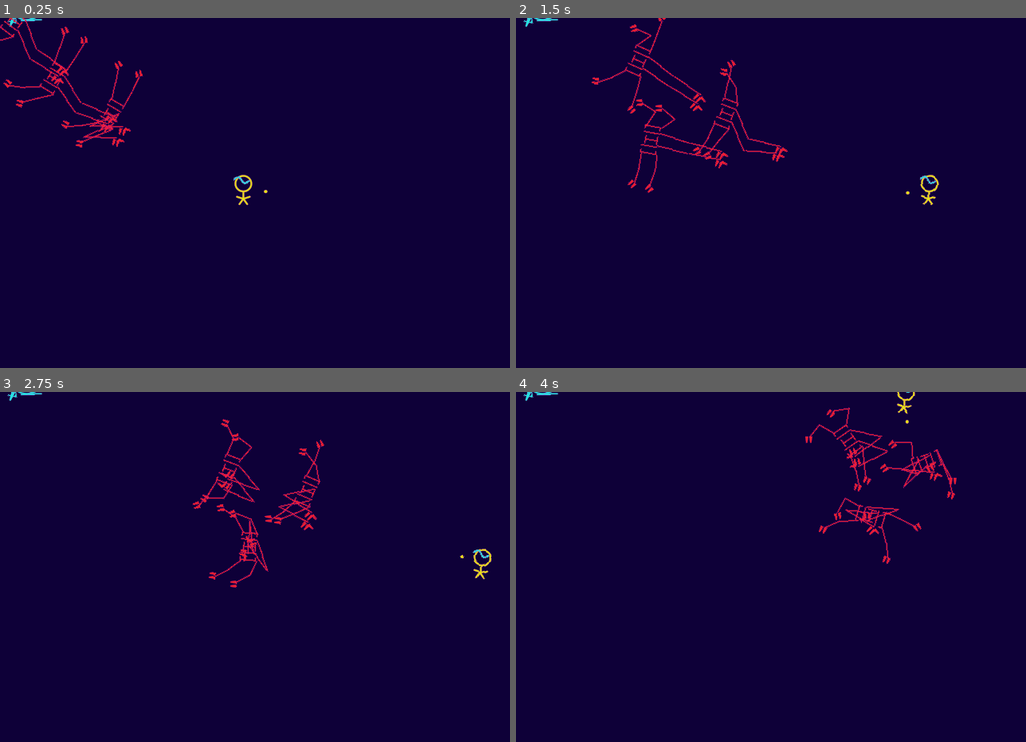
Above: before the commit, frames 1-4 (two rows, left to right).
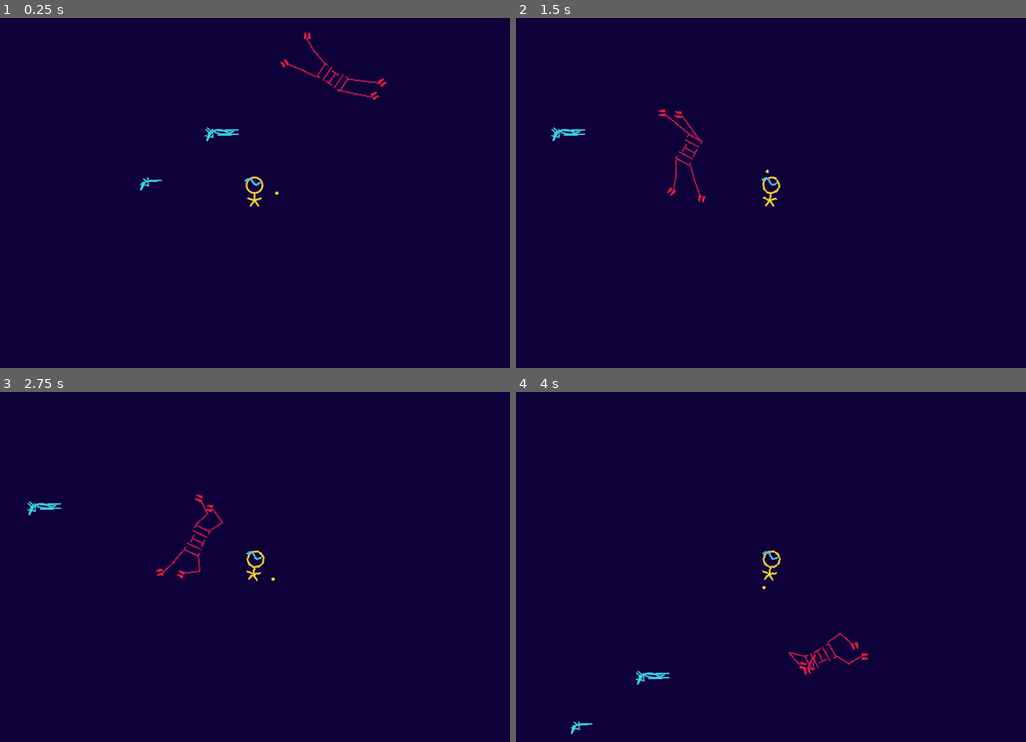
Above: after the commit, the same moments.

Repository: dollythecamus/GJPlus-Recife-2025-10
Game: Godot game, scene res://prototyping.tscn
The game is run twice, just before and just after one commit, with the same random seed, the same clock (stepped at 60 frames per second) and the same inputs. This scene is started directly instead of the project's main scene.
Inputs (mouse positions are in pixels of both pictures, inside the frame that each line leads up to):
- Up to frame 1 (0.25 s): no input
- Up to frame 2 (1.5 s): move the mouse to (883, 175) at 0.52 s; hold D (move_right) 0.53-1.28 s; click (883, 175) at 0.6 s; tap E (pick) at 0.8, 1.35 s; move the mouse to (669, 210) at 1.27 s; hold Escape (back) from 1.28 s (still down)
- Up to frame 3 (2.75 s): click (153, 584) at 1.55 s; move the mouse to (306, 490) at 2.02 s; release Escape (back) at 2.03 s; hold D (move_right) from 2.03 s (still down); click (306, 490) at 2.1 s; tap E (pick) at 2.3 s
- Up to frame 4 (4 s): move the mouse to (745, 637) at 2.77 s; release D (move_right) at 2.78 s; hold W (move_up) 2.78-3.53 s; tap E (pick) at 2.85, 3.8 s; click (745, 637) at 3.05 s; move the mouse to (924, 619) at 3.52 s; hold A (move_left) from 3.53 s (still down); click (924, 619) at 3.6 s

The runs differ from the first frame. In frame 1, 2.0% of the frame differs, in the area x 0-76%, y 0-55%; in frame 2, 2.2%, in the area x 1-83%, y 0-55%; in frame 3, 2.1%; in frame 4, 2.2%.

Commit message:
post jam 2

Diff:
--- a/gjp-godot-project/Enemy/bases/base1.tscn
+++ b/gjp-godot-project/Enemy/bases/base1.tscn
@@ -140,10 +140,10 @@
 to_point = true
 
 [node name="t2R" type="Node2D" parent="Skeleton2D/root"]
-position = Vector2(50, 21)
+position = Vector2(34, 9)
 
 [node name="t2L" type="Node2D" parent="Skeleton2D/root"]
-position = Vector2(-47, 15)
+position = Vector2(-37, 10)
 
 [node name="Hit" type="Area2D" parent="Skeleton2D/root" node_paths=PackedStringArray("flash", "health", "mover")]
 collision_layer = 16
@@ -164,16 +164,16 @@
 
 [node name="leg2" type="Node2D" parent="visual/root"]
 position = Vector2(18.000061, 12.000022)
-rotation = 0.5524755
-scale = Vector2(0.9999994, 0.9999994)
+rotation = -0.31689197
+scale = Vector2(0.99999934, 0.99999934)
 
 [node name="leg1" type="Node2D" parent="visual/root/leg2"]
-position = Vector2(13.00005, -14.9999695)
-rotation = -0.5566186
-scale = Vector2(0.999999, 0.999999)
+position = Vector2(13.000002, -15.000013)
+rotation = 0.4240296
+scale = Vector2(0.9999995, 0.9999995)
 
 [node name="leg2" type="Node2D" parent="visual/root/leg2/leg1"]
-position = Vector2(13, 15.000002)
+position = Vector2(12.999998, 15.000001)
 
 [node name="l2" type="Label" parent="visual/root/leg2/leg1/leg2"]
 texture_filter = 1
@@ -244,17 +244,16 @@
 
 [node name="leg3" type="Node2D" parent="visual/root"]
 position = Vector2(-17.000046, 13.00002)
-rotation = -0.28124472
-scale = Vector2(0.9999992, 0.9999992)
+rotation = 0.4192467
+scale = Vector2(0.9999989, 0.9999989)
 
 [node name="leg1" type="Node2D" parent="visual/root/leg3"]
-position = Vector2(-12.000015, -16.000011)
-rotation = 0.35219103
-scale = Vector2(1.0000002, 1.0000002)
+position = Vector2(-11.999994, -16.000004)
+rotation = -0.31041124
+scale = Vector2(0.9999999, 0.9999999)
 
 [node name="leg2" type="Node2D" parent="visual/root/leg3/leg1"]
-position = Vector2(-13.000004, 14.999998)
-scale = Vector2(0.99999994, 0.99999994)
+position = Vector2(-13, 15.000001)
 
 [node name="l2" type="Label" parent="visual/root/leg3/leg1/leg2"]
 texture_filter = 1
@@ -374,16 +373,16 @@
 metadata/_edit_use_anchors_ = true
 
 [node name="t2R" type="Node2D" parent="." node_paths=PackedStringArray("settled_place_node")]
-position = Vector2(50, 21)
+position = Vector2(37, 10)
 script = ExtResource("8_4kjaj")
 settled_place_node = NodePath("../Skeleton2D/root/t2R")
 preference = 1.0
 
 [node name="t2L" type="Node2D" parent="." node_paths=PackedStringArray("settled_place_node")]
-position = Vector2(-47, 15)
+position = Vector2(-36, 7)
 script = ExtResource("8_4kjaj")
 settled_place_node = NodePath("../Skeleton2D/root/t2L")
-preference = -1.0
+preference = 1.0
 
 [node name="AI" type="Node" parent="."]
 script = ExtResource("10_5rgmk")
@@ -395,5 +394,4 @@
 [node name="Health" type="Node" parent="."]
 script = ExtResource("9_rvvtk")
 
-[connection signal="state_change" from="AI" to="t2R" method="_on_state_change"]
-[connection signal="state_change" from="AI" to="t2L" method="_on_state_change"]
+[connection signal="state_change" from="AI" to="." method="_on_ai_state_change"]
--- a/gjp-godot-project/Enemy/bases/base2.tscn
+++ b/gjp-godot-project/Enemy/bases/base2.tscn
@@ -20,9 +20,10 @@
 radius = 14.0
 height = 48.0
 
-[node name="Enemy" type="Node2D" node_paths=PackedStringArray("mover")]
+[node name="Enemy" type="Node2D" node_paths=PackedStringArray("mover", "pointer")]
 script = ExtResource("1_o2xll")
 mover = NodePath("Skeleton2D/root/Mover")
+pointer = NodePath("Skeleton2D/root/Pointer")
 
 [node name="Skeleton2D" type="Skeleton2D" parent="."]
 modification_stack = ExtResource("2_cpwo2")
@@ -74,7 +75,7 @@
 [node name="leg1" type="Bone2D" parent="Skeleton2D/root"]
 position = Vector2(-15, -6)
 rotation = -0.1403512
-scale = Vector2(0.9999988, 0.9999988)
+scale = Vector2(0.9999987, 0.9999987)
 rest = Transform2D(1, 0, 0, 1, -15, -6)
 editor_settings/show_bone_gizmo = false
 
@@ -202,10 +203,11 @@
 friction = 0.93
 metadata/_custom_type_script = "uid://brtc2oowy8obq"
 
-[node name="Pointer" type="Node2D" parent="Skeleton2D/root"]
+[node name="Pointer" type="Node2D" parent="Skeleton2D/root" node_paths=PackedStringArray("mover_inertia")]
 script = ExtResource("3_v8n71")
 rotate_parent = true
 to_point = true
+mover_inertia = NodePath("../Mover")
 
 [node name="t1R" type="Node2D" parent="Skeleton2D/root"]
 position = Vector2(44, -1)
@@ -318,15 +320,15 @@
 [node name="leg1" type="Node2D" parent="visual/root"]
 position = Vector2(-15, -6)
 rotation = -0.1403512
-scale = Vector2(0.9999988, 0.9999988)
+scale = Vector2(0.9999987, 0.9999987)
 
 [node name="leg1" type="Node2D" parent="visual/root/leg1"]
-position = Vector2(-14, -17.000004)
-rotation = 0.10545886
+position = Vector2(-13.999998, -17)
+rotation = 0.10545887
 scale = Vector2(1.0000001, 1.0000001)
 
 [node name="leg2" type="Node2D" parent="visual/root/leg1/leg1"]
-position = Vector2(-12.999996, 16)
+position = Vector2(-12.999996, 15.999998)
 scale = Vector2(0.9999999, 0.9999999)
 
 [node name="l2" type="Label" parent="visual/root/leg1/leg1/leg2"]
@@ -630,32 +632,29 @@
 metadata/_edit_use_anchors_ = true
 
 [node name="t1R" type="Node2D" parent="." node_paths=PackedStringArray("settled_place_node")]
-position = Vector2(44, -1)
+position = Vector2(45, -15)
 script = ExtResource("7_y6b7q")
 settled_place_node = NodePath("../Skeleton2D/root/t1R")
-preference = 1.0
 
 [node name="t1L" type="Node2D" parent="." node_paths=PackedStringArray("settled_place_node")]
-position = Vector2(-44, -4)
+position = Vector2(-45, -15)
 script = ExtResource("7_y6b7q")
 settled_place_node = NodePath("../Skeleton2D/root/t1L")
 preference = -1.0
 
 [node name="t2R" type="Node2D" parent="." node_paths=PackedStringArray("settled_place_node")]
-position = Vector2(50, 21)
+position = Vector2(35, 19)
 script = ExtResource("7_y6b7q")
 settled_place_node = NodePath("../Skeleton2D/root/t2R")
-preference = 1.0
 
 [node name="t2L" type="Node2D" parent="." node_paths=PackedStringArray("settled_place_node")]
-position = Vector2(-47, 15)
+position = Vector2(-35, 19)
 script = ExtResource("7_y6b7q")
 settled_place_node = NodePath("../Skeleton2D/root/t2L")
-preference = -1.0
+preference = 1.0
 
 [node name="Health" type="Node" parent="."]
 script = ExtResource("8_8m5eh")
-health = 20
 
 [node name="AI" type="Node" parent="."]
 script = ExtResource("9_1up2p")
--- a/gjp-godot-project/Enemy/builds/Arm.gd
+++ b/gjp-godot-project/Enemy/builds/Arm.gd
@@ -12,7 +12,7 @@
 @export var reach := 100
 @export var stab_duration = .6
 
-var attack_cycle = stab_duration * 2
+var attack_cycle = stab_duration * 1.5
 var c = 0
 
 var detection
--- a/gjp-godot-project/Enemy/builds/arm.tscn
+++ b/gjp-godot-project/Enemy/builds/arm.tscn
@@ -19,6 +19,7 @@
 script = ExtResource("1_bln4r")
 weapon_hook = NodePath("Skeleton/arm0/arm1/arm2/Hook")
 pickup = NodePath("Skeleton/arm0/arm1/arm2/Hook/Pickup")
+stab_duration = 0.3
 
 [node name="Skeleton" type="Skeleton2D" parent="."]
 modification_stack = ExtResource("2_0uujy")
--- a/gjp-godot-project/Enemy/enemy.gd
+++ b/gjp-godot-project/Enemy/enemy.gd
@@ -2,6 +2,7 @@
 class_name EnemyAI
 
 @export var mover : Mover
+@export var pointer : Pointer
 @export var target : Node2D
 @onready var AI = $AI
 @onready var build = $Build
@@ -13,7 +14,7 @@
 func _ready() -> void:
 	get_feet()
 	$Skeleton2D.get_modification_stack().enabled = true
-	$Skeleton2D/root/Pointer.target = target
+	pointer.target = target
 
 func get_feet():
 	for i in get_children():
@@ -32,7 +33,5 @@
 	queue_free()
 
 func _on_ai_state_change(v: Variant) -> void:
-	feet.all(change_feet_state.bind(v))
-
-func change_feet_state(x, v):
-	x.state = v
+	for i in feet:
+		i.state = v
--- a/gjp-godot-project/Enemy/foot.gd
+++ b/gjp-godot-project/Enemy/foot.gd
@@ -14,7 +14,7 @@
 
 const settle_threshold = 5
 
-const step_threshold = 35
+const step_threshold = 30
 var step_duration = .25
 
 var settled = true
@@ -45,15 +45,10 @@
 
 func solve_idle():
 	var distance = settled_place - self.global_position
-	# preference to which side it's on
-	distance.x += preference * settle_threshold
 
 	if settled and distance.length() > settle_threshold:
 		settled = false
 		settle()
-
-func _on_set_state(v):
-	state = v
 
 func settle():
 	var t = get_tree().create_tween()
@@ -67,6 +62,8 @@
 	settled = true
 
 func _step():
+	all_feet[n].shuffle()
+
 	settled = false
 	is_stepping = true
 
@@ -75,7 +72,7 @@
 	var p = self.global_position
 	var direction = (settled_place - self.global_position)
 
-	var step = direction * 1.65
+	var step = direction * 1.8
 	var side = direction.rotated((PI/2) * preference) / 3
 
 	t.tween_property(self, "global_position", p + step + side, step_duration/2)
@@ -86,19 +83,22 @@
 	settled = true
 
 func any_2_stepping():
-	return not all_feet[n].all(_is_stepping)
+	var many = all_feet[n].filter(_is_stepping).size()
+	if many > 2:
+		return false
+	return true
+
+# used to swing the guy from side to side when stepping
+# didn't work now
+func collective():
+	var c = 0
+	for i in all_feet[n]:
+		if i.is_stepping:
+			c += i.preference
+	return c
 
 func _is_stepping(other):
 	return other.is_stepping
 
-func pos(x):
-	if x < 0:
-		return -1
-	else:
-		return 1
-
-func _on_state_change(v: Variant) -> void:
-	state = v
-
 func remove(x):
 	all_feet.erase(x)
--- a/gjp-godot-project/Objects/Weapons/blastgun.tscn
+++ b/gjp-godot-project/Objects/Weapons/blastgun.tscn
@@ -6,6 +6,7 @@
 [ext_resource type="Script" uid="uid://brtc2oowy8obq" path="res://Scripts/move.gd" id="4_v83hv"]
 [ext_resource type="Script" uid="uid://cyu3wkwgwcpgk" path="res://Objects/Weapons/shooter.gd" id="5_qetip"]
 [ext_resource type="PackedScene" uid="uid://7lgnorjhco0c" path="res://Objects/Weapons/Projectiles/blastBullet.tscn" id="6_igdab"]
+[ext_resource type="PackedScene" uid="uid://q51seqx2xlt" path="res://Objects/Weapons/rate.tscn" id="7_5ygeh"]
 
 [sub_resource type="CircleShape2D" id="CircleShape2D_7fmhn"]
 radius = 19.026299
@@ -206,8 +207,11 @@
 acceleration = 900.0
 friction = 0.9
 
-[node name="Attack" type="Node" parent="." node_paths=PackedStringArray("p", "point")]
+[node name="Attack" type="Node" parent="." node_paths=PackedStringArray("p", "rate", "point")]
 script = ExtResource("5_qetip")
 projectile = ExtResource("6_igdab")
 p = NodePath("../Pointer")
+rate = NodePath("../Rate")
 point = NodePath("../Pointer/point")
+
+[node name="Rate" parent="." instance=ExtResource("7_5ygeh")]
--- a/gjp-godot-project/Objects/Weapons/pistol.tscn
+++ b/gjp-godot-project/Objects/Weapons/pistol.tscn
@@ -6,6 +6,7 @@
 [ext_resource type="Script" uid="uid://brtc2oowy8obq" path="res://Scripts/move.gd" id="5_f87xa"]
 [ext_resource type="Script" uid="uid://cyu3wkwgwcpgk" path="res://Objects/Weapons/shooter.gd" id="6_wqlkq"]
 [ext_resource type="PackedScene" uid="uid://b8ahs3owuq1lg" path="res://Objects/Weapons/Projectiles/bullet1.tscn" id="7_i040i"]
+[ext_resource type="PackedScene" uid="uid://q51seqx2xlt" path="res://Objects/Weapons/rate.tscn" id="7_nfamr"]
 
 [sub_resource type="CircleShape2D" id="CircleShape2D_7fmhn"]
 radius = 19.026299
@@ -14,6 +15,7 @@
 
 [node name="Pointer" type="Node2D" parent="."]
 script = ExtResource("2_wqlkq")
+aim = true
 flips_at_half = true
 
 [node name="ASCII4" type="Label" parent="Pointer"]
@@ -140,8 +142,12 @@
 acceleration = 900.0
 friction = 0.9
 
-[node name="Attack" type="Node" parent="." node_paths=PackedStringArray("p", "point")]
+[node name="Attack" type="Node" parent="." node_paths=PackedStringArray("p", "rate", "point")]
 script = ExtResource("6_wqlkq")
 projectile = ExtResource("7_i040i")
 p = NodePath("../Pointer")
+rate = NodePath("../Rate")
 point = NodePath("../Pointer/point")
+fire_rate = 0.2
+
+[node name="Rate" parent="." instance=ExtResource("7_nfamr")]
--- /dev/null
+++ b/gjp-godot-project/Objects/Weapons/rate.gd
@@ -0,0 +1,33 @@
+extends Node2D
+class_name Rate
+
+@export var clock_display : DISPLAY
+
+enum DISPLAY {dashed}
+
+signal done
+var waiting
+
+var c = 0
+var duration = 0
+
+func start(rate):
+	waiting = true
+	show()
+	set_process(true)
+	duration = rate
+	await get_tree().create_timer(rate).timeout
+	done.emit()
+	waiting = false
+	hide()
+	set_process(false)
+
+func _process(delta: float) -> void:
+	c += delta
+	# queue_redraw()
+
+func _draw() -> void:
+	var dashes = int(duration * 6)
+
+	for i in dashes:
+		draw_dashed_line(Vector2.ZERO, Vector2.UP, Color.WHITE)
--- /dev/null
+++ b/gjp-godot-project/Objects/Weapons/rate.tscn
@@ -0,0 +1,6 @@
+[gd_scene load_steps=2 format=3 uid="uid://q51seqx2xlt"]
+
+[ext_resource type="Script" uid="uid://cweog4vcvfmuc" path="res://Objects/Weapons/rate.gd" id="1_sm16p"]
+
+[node name="Rate" type="Node2D"]
+script = ExtResource("1_sm16p")
--- a/gjp-godot-project/Objects/Weapons/shooter.gd
+++ b/gjp-godot-project/Objects/Weapons/shooter.gd
@@ -2,11 +2,19 @@
 
 @export var projectile : PackedScene
 @export var p : Pointer
+@export var rate : Rate
 
 @onready var n := get_parent()
 @export var point : Node2D
 
+@export var fire_rate : = 2.0
+
 func attack(is_player = false):
+	if rate != null:
+		if rate.waiting:
+			return
+		rate.start(fire_rate)
+
 	var new = projectile.instantiate()
 	var m = new.get_node("Mover")
 	m.direction = p.vec.normalized() if not p.vec.is_zero_approx() else Vector2.from_angle(p.global_rotation)
@@ -16,6 +24,7 @@
 	new.is_player = is_player
 	get_tree().current_scene.add_child(new)
 
+
 func bullet_spread():
 	const a = .1
 	return Vector2(
--- a/gjp-godot-project/Scenario/main.gd
+++ b/gjp-godot-project/Scenario/main.gd
@@ -23,20 +23,21 @@
 func trigger_next():
 	cur = clamp(cur + 1, 0, Globals.progression.size()-1)
 
-	var cmd = Globals.progression[cur]
-	var args = cmd.split(":")
-	if args[0] == Globals.ENEMY:
-		spawner.spawn_enemy(args[1], int(args[2]))
-		hoard = int(args[2])
-	elif args[0] == Globals.WEAPON:
-		spawner.spawn_weapon(args[1])
-		trigger_next()
-	elif args[0] == Globals.POWER:
-		spawner.spawn_object(args[1])
-		trigger_next()
-	elif args[0] == Globals.STORY:
-		story(args[1])
-		trigger_next()
+	for cmd in Globals.progression[cur].split(","):
+		var args = cmd.split(":")
+		if args[0] == Globals.ENEMY:
+			print("enemy: ", args[1], args[2])
+			spawner.spawn_enemy(args[1], int(args[2]))
+			hoard += int(args[2])
+		elif args[0] == Globals.WEAPON:
+			spawner.spawn_weapon(args[1])
+			trigger_next()
+		elif args[0] == Globals.POWER:
+			spawner.spawn_object(args[1])
+			trigger_next()
+		elif args[0] == Globals.STORY:
+			story(args[1])
+			trigger_next()
 
 func enemy_died():
 	hoard -= 1
--- a/gjp-godot-project/Scripts/point.gd
+++ b/gjp-godot-project/Scripts/point.gd
@@ -64,7 +64,7 @@
 		point_to(n, vec.angle())
 
 func point_to_target():
-	point_to(n, (target.global_position - n.global_position).angle() + angle_offset)
+	point_to(n, (target.global_position - n.global_position).angle())
 
 func point_to_mouse():
 	vec = get_global_mouse_position() - global_position
@@ -73,7 +73,10 @@
 		point_to(n, vec.angle())
 
 func point_to(node, angle):
-	node.global_rotation = angle
+	node.global_rotation = angle + angle_offset
+
+func move_angle(angle):
+	angle_offset = move_toward(angle_offset, angle_offset + angle, PI/32)
 
 func spin(delta):
 	clock += delta * rpm
--- a/gjp-godot-project/Scripts/spawner.gd
+++ b/gjp-godot-project/Scripts/spawner.gd
@@ -8,7 +8,6 @@
 const separator = 60
 
 func spawn_enemy(type, many: int = 1):
-	# connect "die" to trigger next
 	for i in many:
 		var b = Build.builds[type]
 		var base = b.split("+")[0]
--- a/gjp-godot-project/Visuals/UI/MM/main.tscn
+++ b/gjp-godot-project/Visuals/UI/MM/main.tscn
@@ -86,9 +86,9 @@
 [node name="Title" type="Label" parent="Main"]
 layout_mode = 0
 offset_left = 59.0
-offset_top = 36.0
+offset_top = 18.0
 offset_right = 340.0
-offset_bottom = 239.0
+offset_bottom = 221.0
 theme = ExtResource("2_0mmqq")
 text = "SOMBRE
 ASTRA"
--- a/gjp-godot-project/Visuals/UI/title.tres
+++ b/gjp-godot-project/Visuals/UI/title.tres
@@ -3,6 +3,7 @@
 [ext_resource type="FontFile" uid="uid://d16a6qnqcwagp" path="res://Visuals/UI/texgyreadventor-bolditalic.otf" id="1_djgh6"]
 
 [resource]
+line_spacing = -40.0
 font = ExtResource("1_djgh6")
 font_size = 64
 font_color = Color(0, 0.8392157, 0.8509804, 1)
--- a/gjp-godot-project/globals.gd
+++ b/gjp-godot-project/globals.gd
@@ -17,21 +17,23 @@
 
 const progression = [
 	"weapon:melee",
-	"enemy:ZeroI:1",
-	"story:year 34x2 AL",
+	"enemy:ZeroI:1,enemy:ZeroV:1",
+	"story:the monsters kill me",
 	"enemy:ZeroII:1",
 	"power:healthpack",
 	"weapon:pistol",
 	"enemy:ZeroII:3",
+	"story:saw what is beyond life",
 	"enemy:ZeroIII:1",
 	"weapon:blastgun",
 	"power:healthpack",
 	"enemy:ZeroIV:1",
-	"story:generation 65536",
+	"story:where and when am I?",
 	"enemy:ZeroIV:2",
 	"enemy:ZeroV:1",
 	"power:healthpack",
 	"enemy:ZeroVI:1",
+	"story:beyond is horrifying",
 	"enemy:ZeroVI:1",
 	"power:healthpack",
 	"enemy:ZeroVII:1",
--- a/gjp-godot-project/prototyping.gd
+++ b/gjp-godot-project/prototyping.gd
@@ -5,17 +5,15 @@
 const separator = 60
 
 func _ready() -> void:
-	spawn_enemy("ZeroIV", 3)
+	pass
 
 func spawn_enemy(type, many: int = 1):
-	# connect "die" to trigger next
 	for i in many:
 		var b = Build.builds[type]
 		var base = b.split("+")[0]
 		var new = load("res://Enemy/bases/" + base + ".tscn").instantiate()
 		new.global_position = self.global_position + (Vector2(i,i) * separator)
 		new.target = player
-		root.call_deferred("add_child", new)
-		await new.ready
+		root.add_child(new)
 		var build = new.get_node("Build")
 		build.build(b)
--- a/gjp-godot-project/prototyping.tscn
+++ b/gjp-godot-project/prototyping.tscn
@@ -1,15 +1,25 @@
-[gd_scene load_steps=4 format=3 uid="uid://coj7d070c25ue"]
+[gd_scene load_steps=6 format=3 uid="uid://coj7d070c25ue"]
 
 [ext_resource type="Script" uid="uid://benal3xfughne" path="res://prototyping.gd" id="1_cxwu1"]
 [ext_resource type="PackedScene" uid="uid://27ex2tehfssw" path="res://Player/player.tscn" id="1_v7tyh"]
+[ext_resource type="PackedScene" uid="uid://bc8xhsymu8msk" path="res://Enemy/bases/base2.tscn" id="2_1yviv"]
 [ext_resource type="PackedScene" uid="uid://bljg0qbrjfr5n" path="res://Objects/Weapons/blastgun.tscn" id="3_cxwu1"]
+[ext_resource type="PackedScene" uid="uid://g1jidhsjrkag" path="res://Objects/Weapons/pistol.tscn" id="5_imp1g"]
 
 [node name="Node2D" type="Node2D"]
 script = ExtResource("1_cxwu1")
 
 [node name="Player" parent="." instance=ExtResource("1_v7tyh")]
-position = Vector2(306, 218)
+position = Vector2(382, 246)
+
+[node name="Camera2D" type="Camera2D" parent="Player"]
 
 [node name="blastgun" parent="." instance=ExtResource("3_cxwu1")]
+position = Vector2(309, 170)
 
-[editable path="blastgun"]
+[node name="Pistol" parent="." instance=ExtResource("5_imp1g")]
+position = Vector2(228, 231)
+
+[node name="Enemy" parent="." node_paths=PackedStringArray("target") instance=ExtResource("2_1yviv")]
+position = Vector2(488.99997, 87.000015)
+target = NodePath("../Player")
Not shown: 1 places in gjp-godot-project/Objects/Weapons/blastgun.tscn that only renumber resources
Not shown: 1 places in gjp-godot-project/Objects/Weapons/pistol.tscn that only renumber resources
Not shown, added: gjp-godot-project/Objects/Weapons/rate.gd.uid
Not shown, added: gjp-godot-project/docs/PostJam.md
Not shown, added: gjp-godot-project/docs/Project.md
Not shown, added: gjp-godot-project/docs/Scripts.md
Not shown, added: gjp-godot-project/docs/Solo.md
